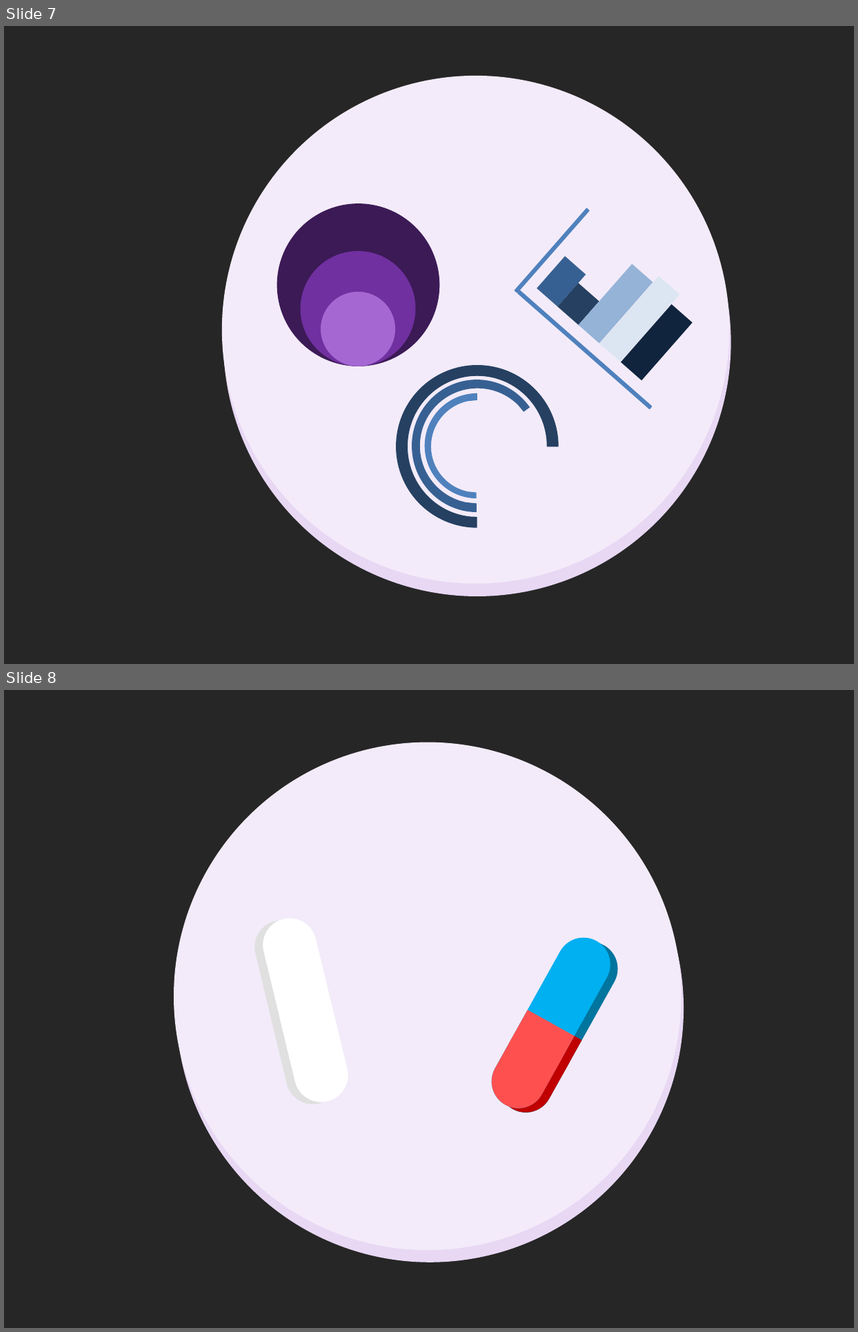
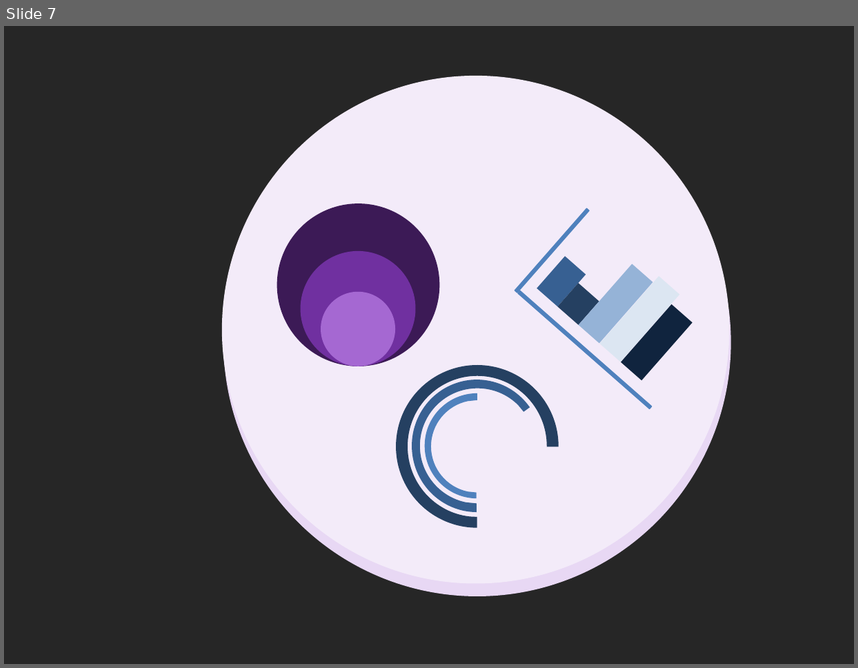
Before and after one commit to gustavogitzel/Discussex, a slide deck: Rascunhos/Logo - PP2.pptx. Shown one above the other, each under a label of ours: slides 7 and 8 before the commit, slide 7 after it. The pictures are 858x1332 and 858x668 pixels, drawn with LibreOffice and Linux fonts; fonts in the diff are those of the drawing. Boxes give left, top, right and bottom in pixels: in the first picture for what was removed or moved away, otherwise in the second. Text is boxed around its words. In the diff, an @@ line names an element or a change of style, - is before the commit and + after.

```diff
--- a/Rascunhos/Logo - PP2.pptx
+++ b/Rascunhos/Logo - PP2.pptx
@@ slide 8 removed at [4, 690, 854, 1328], background #262626 @@
@@ ellipse removed at [174, 742, 682, 1250] @@
@@ ellipse removed at [176, 755, 684, 1262] @@
@@ group removed at [249, 912, 353, 1110]: 4 rounded rectangles, 2 rectangles @@
@@ group removed at [482, 927, 628, 1121]: 4 rounded rectangles, 2 rectangles @@
```
Also in this commit, not shown: 1 slide added.
